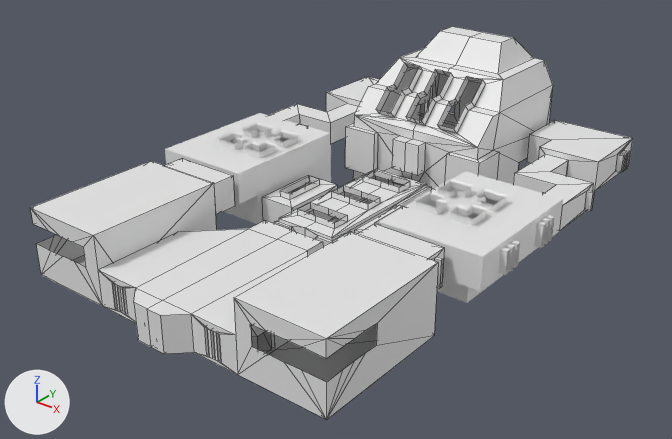
An edit to the Blender file Maps/BotSim/Temple/Temple.blend, drawn before and after from the same camera.
One viewpoint serves both versions: a 50 mm camera at (78.5, -102.9, 64.5) aimed at (-0.2, -4.5, 3.5). Arrows for +X, +Y and +Z are at lower left; the lights stay in place. Mesh edges are drawn as thin lines on the coarser meshes. Objects named as collision shapes, trigger or cutter boxes, shadow casters or lower levels of detail are left out.

Names of what the first picture shows: 'BottomSideConnector-col', 'BottomSideRoomHull', 'CenterRoom-col', 'Entrance-col', 'EntranceHull', 'MidSideRoom-col', 'MiddleSideRoom-col', 'TempleRoom-col', 'TopSideConnector-col', 'TopSideRoom-col'.
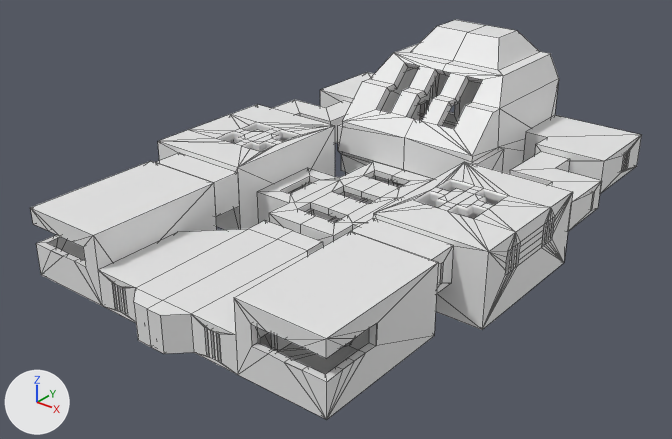
Patch to the scene script:
```diff
--- a/Maps/BotSim/Temple/Temple.blend.py
+++ b/Maps/BotSim/Temple/Temple.blend.py
@@ me_cube_017 @@
+me_cube_017.from_pydata(...)  # 64 vertices, 55 faces, 1 loose edge; spans x 0.0..13.5, y 12.5..44.0, z 0.0..25.0
@@ me_cube_010 @@
+me_cube_010.from_pydata(...)  # 40 vertices, 30 faces; spans x 0.0..6.0, y -13.0..13.0, z 0.0..6.0
@@ me_cube_018 @@
+me_cube_018.from_pydata(...)  # 20 vertices, 15 faces; spans x 17.5..30.0, y 10.5..25.5, z 5.0..9.5
@@ me_cube_012 @@
+me_cube_012.from_pydata(...)  # 44 vertices, 48 faces; spans x 12.5..28.0, y 25.5..40.0, z 5.0..10.5
@@ me_cube_008 @@
+me_cube_008.from_pydata(...)  # 24 vertices, 21 faces; spans x 5.5..12.5, y -8.5..3.5, z -0.01..6.0
@@ me_cube_007 @@
+me_cube_007.from_pydata(...)  # 123 vertices, 103 faces; spans x 12.5..30.0, y -12.5..10.5, z 0.0..11.3
@@ me_cube_006 @@
+me_cube_006.from_pydata(...)  # 20 vertices, 16 faces; spans x 12.5..25.0, y -17.5..-12.5, z 4.99..10.5
@@ ob_bottomsideroom_col @@
 _m = ob_bottomsideroom_col.modifiers.new('Mirror', 'MIRROR')
-ob_bottomsideroom_col.hide_set(True)
@@ ob_templeroomhull @@
+ob_templeroomhull = bpy.data.objects.new('TempleRoomHull', me_cube_017)
+ob_templeroomhull.location = (0.0, 0.0, 0.0)
+_m = ob_templeroomhull.modifiers.new('Mirror', 'MIRROR')
@@ ob_centerroomhull @@
+ob_centerroomhull = bpy.data.objects.new('CenterRoomHull', me_cube_010)
+ob_centerroomhull.location = (0.0, 0.0, 0.0)
+_m = ob_centerroomhull.modifiers.new('Mirror', 'MIRROR')
@@ ob_topsideconnectorhull @@
+ob_topsideconnectorhull = bpy.data.objects.new('TopSideConnectorHull', me_cube_018)
+ob_topsideconnectorhull.location = (0.0, 0.0, 0.0)
+_m = ob_topsideconnectorhull.modifiers.new('Mirror', 'MIRROR')
@@ ob_topsideroomhull @@
+ob_topsideroomhull = bpy.data.objects.new('TopSideRoomHull', me_cube_012)
+ob_topsideroomhull.location = (0.0, 0.0, 0.0)
+_m = ob_topsideroomhull.modifiers.new('Mirror', 'MIRROR')
@@ ob_middlesideroomhull @@
+ob_middlesideroomhull = bpy.data.objects.new('MiddleSideRoomHull', me_cube_008)
+ob_middlesideroomhull.location = (0.0, 0.0, 0.0)
+_m = ob_middlesideroomhull.modifiers.new('Mirror', 'MIRROR')
@@ ob_midsideroomhull @@
+ob_midsideroomhull = bpy.data.objects.new('MidSideRoomHull', me_cube_007)
+ob_midsideroomhull.location = (0.0, 0.0, 0.0)
+_m = ob_midsideroomhull.modifiers.new('Mirror', 'MIRROR')
@@ ob_bottomsideconnectorhull @@
+ob_bottomsideconnectorhull = bpy.data.objects.new('BottomSideConnectorHull', me_cube_006)
+ob_bottomsideconnectorhull.location = (0.0, 0.0, 0.0)
+_m = ob_bottomsideconnectorhull.modifiers.new('Mirror', 'MIRROR')
```

Location of each change, (x1, y1, x2, y2) in pixels of the pictures (672 x 439 px):
'MidSideRoomHull', added: after (158, 104, 573, 330)
'TempleRoomHull', added: after (338, 20, 559, 179)
'TopSideRoomHull', added: after (320, 72, 641, 193)
'CenterRoomHull', added: after (269, 161, 433, 247)
'BottomSideConnectorHull', added: after (156, 153, 453, 293)
'TopSideConnectorHull', added: after (273, 100, 601, 231)
'BottomSideRoom-col', shown: after (36, 235, 377, 382)
'MiddleSideRoomHull', added: after (257, 168, 400, 230)
'TempleRoom-col', unchanged, covered by the edit: before (345, 26, 553, 191); after (376, 63, 483, 129)
'MidSideRoom-col', unchanged, covered by the edit: before (165, 113, 563, 303); after (217, 122, 555, 275)
'TopSideRoom-col', unchanged, covered by the edit: before (326, 77, 633, 191); after (420, 102, 630, 172)
'CenterRoom-col', unchanged, covered by the edit: before (274, 169, 431, 247); after (298, 170, 409, 222)
